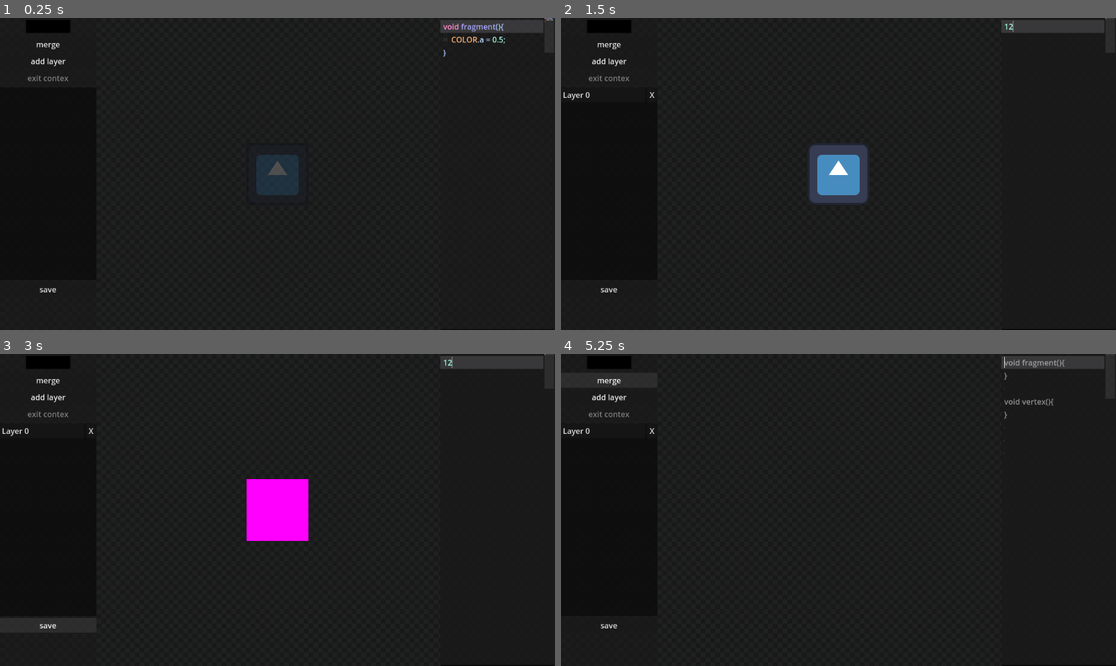
Above: before the commit, frames 1-4 (two rows, left to right).
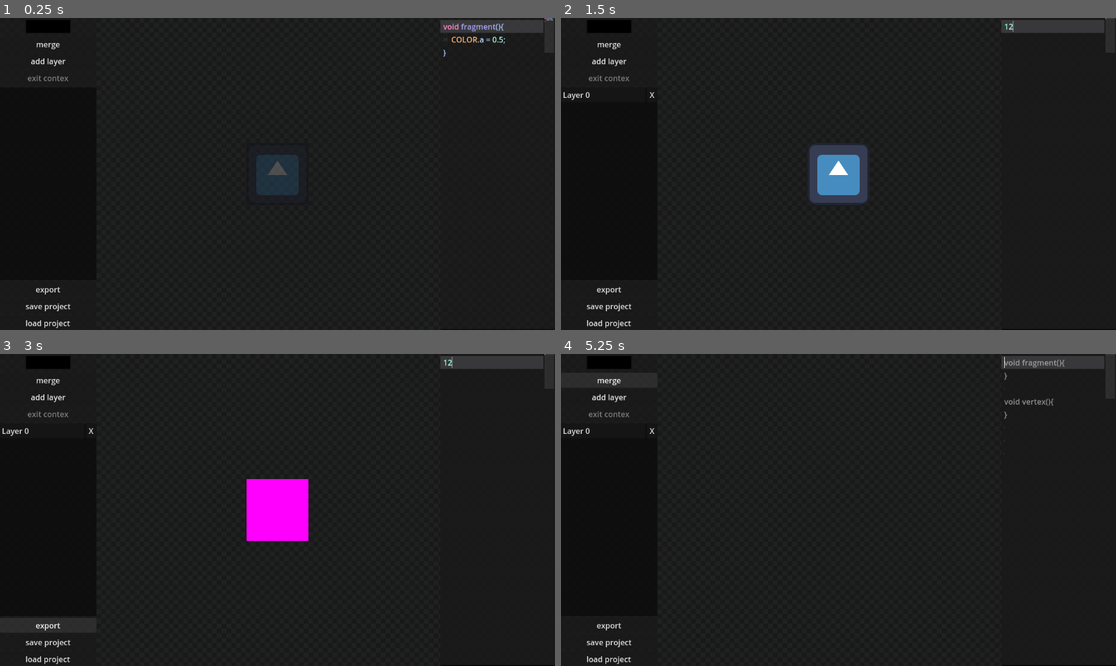
Above: after the commit, the same moments.

Repository: mable-yeah/effectinator
Game: Godot game, scene res://main.tscn
Two runs of this game, one before a commit and one after it. Both use one fixed random seed, a clock stepped at 60 frames per second and the inputs below. The project has no main scene, so this scene is started directly. The engine's default icon, where the game draws it, is replaced by a stand-in: a white triangle on a blue panel in a dark square.
Inputs (mouse positions are in pixels of both pictures, inside the frame that each line leads up to):
- Up to frame 1 (0.25 s): no input
- Up to frame 2 (1.5 s): click "add layer" at 0.5 s; click (1060, 174) at 1.27 s; type "12" at 1.35 s
- Up to frame 3 (3 s): click (49, 625) at 2 s, where only the run before the commit has a clickable "save"; click (49, 625) at 2.75 s, where only the run after the commit has a clickable "export"
- Up to frame 4 (5.25 s): click (610, 641) at 3.5 s, where only the run after the commit has a clickable "save project"; click (610, 659) at 4.25 s, where only the run after the commit has a clickable "load project"; click "merge" at 5 s

The runs differ from the first frame. In frame 1, 0.2% of the frame differs, in the area x 4-13%, y 86-100%; in frame 2, 0.2%; in frame 3, 0.2%; in frame 4, 0.2%.
Error in both runs: Cannot call method 'shader_create_from_spirv' on a null value. (res://util/alpha_fix.gd:9)

Commit message:
project saving + extra tool tips

Diff:
--- a/main.tscn
+++ b/main.tscn
@@ -403,6 +403,7 @@
 unique_name_in_owner = true
 custom_minimum_size = Vector2(0, 35)
 layout_mode = 2
+tooltip_text = "right click to get the color formatted as '(0.0,0.0,0.0,0.0)'"
 focus_mode = 0
 edit_intensity = false
 script = SubResource("GDScript_1bvp3")
@@ -411,6 +412,7 @@
 unique_name_in_owner = true
 material = SubResource("ShaderMaterial_0xm2m")
 layout_mode = 2
+tooltip_text = "merges the current context onto the image"
 focus_mode = 0
 text = "merge"
 
@@ -439,9 +441,24 @@
 layout_mode = 2
 size_flags_horizontal = 6
 
-[node name="save" type="Button" parent="Control/Panel/VBoxContainer"]
+[node name="export" type="Button" parent="Control/Panel/VBoxContainer"]
 unique_name_in_owner = true
 material = SubResource("ShaderMaterial_0xm2m")
 layout_mode = 2
-focus_mode = 0
-text = "save"
+tooltip_text = "exports the current image as '.png/jpg'"
+focus_mode = 0
+text = "export"
+
+[node name="save_project" type="Button" parent="Control/Panel/VBoxContainer"]
+unique_name_in_owner = true
+layout_mode = 2
+tooltip_text = "saves the current project as a whole"
+focus_mode = 0
+text = "save project"
+
+[node name="load_project" type="Button" parent="Control/Panel/VBoxContainer"]
+unique_name_in_owner = true
+layout_mode = 2
+tooltip_text = "loads a project from a '.eff' file"
+focus_mode = 0
+text = "load project"
--- a/main_scene.gd
+++ b/main_scene.gd
@@ -15,11 +15,13 @@
 
 
 func _ready() -> void:
-
 	%merge.pressed.connect(rewrite_pass)
 	%layer.pressed.connect(instance_layer)
 	%reset.pressed.connect(set_context)
-	%save.pressed.connect(save_dialog)
+	%export.pressed.connect(export_dialog)
+	%save_project.pressed.connect(format_project)
+	%load_project.pressed.connect(load_project)
+
 	%code.text_changed.connect(
 		func():
 			var text = %code.text
@@ -33,8 +35,7 @@
 
 
 
-
-func save_dialog():
+func export_dialog():
 	var dialog = FileDialog.new()
 	dialog.use_native_dialog = true
 	dialog.title = 'pick a location to save the image'
@@ -53,6 +54,80 @@
 	)
 
 
+func project_save_dialog(data:String):
+	var dialog = FileDialog.new()
+	dialog.use_native_dialog = true
+	dialog.title = 'pick a location to save the project'
+	dialog.access = FileDialog.ACCESS_FILESYSTEM
+	dialog.file_mode = FileDialog.FILE_MODE_SAVE_FILE
+
+	dialog.set_filters(['*.eff']) #just bullshitting
+	dialog.popup()
+	dialog.file_selected.connect(
+		func(path):
+			var file = FileAccess.open(path,FileAccess.WRITE)
+			file.store_string(data) ; file.close()
+	)
+
+
+func format_project():
+	var layers_data:PackedStringArray = []
+	for layer in layers:
+		layers_data.push_back(layer.saveify())
+
+	var image:Image = %sprite.texture.get_image()
+	var image_data = {
+		'layers':layers_data,
+		'size':[image.get_size().x,image.get_size().y],
+		'format':image.get_format(),
+		'data':image.get_data().hex_encode(),
+	}
+
+	var out = JSON.stringify(image_data,"   ",false,true)
+	project_save_dialog(out)
+
+func load_project():
+	var dialog = FileDialog.new()
+	dialog.use_native_dialog = true
+	dialog.title = 'pick a .eff file'
+	dialog.access = FileDialog.ACCESS_FILESYSTEM
+	dialog.file_mode = FileDialog.FILE_MODE_OPEN_FILE
+	dialog.set_filters(['*.eff']) #just bullshitting
+	dialog.popup()
+	dialog.file_selected.connect(
+		func(path):
+			var file = FileAccess.open(path,FileAccess.READ)
+			if FileAccess.get_open_error() != OK:
+				print(error_string(FileAccess.get_open_error()))
+				return
+			set_context()
+			for layer in layers:
+				layer.queue_free()
+			layers.clear()
+			var data:Dictionary = JSON.parse_string(file.get_as_text())
+
+			var stored_layers:Array = data.get('layers',[])
+			var image_data:PackedByteArray = data.get('data','0').hex_decode()
+			var image_size:Array = data.get('size',[0.0,0.0])
+			var format:Image.Format = data.get('format',5) as Image.Format
+			image_size.resize(2)
+			if image_size.has(null): image_size[image_size.find(null)] = 0.0
+
+			var image = Image.create_from_data(image_size[0],image_size[1],false,format,image_data)
+			var texture = ImageTexture.create_from_image(image)
+
+			%sprite.texture = texture
+
+			for layer in stored_layers:
+				layer = JSON.parse_string(layer)
+				if !(layer is Dictionary): continue
+				instance_layer(layer)
+
+	)
+
+
+
+
 var supported_formats:Dictionary[String,format_container] = {
 	'png':format_container.new('load_png_from_buffer','save_png'),
 	'jpg':format_container.new('load_jpg_from_buffer','save_jpg')
@@ -132,18 +207,18 @@
 		layer.code = shader_code
 		layer.set_layer_name(get_layer_name(layer.index))
 
-func instance_layer():
+func instance_layer(map:Dictionary = {}):
 	last_index = layers.size()
 	var layer = Layer.new()
-	layer.code = current_code
 	%layer_list.add_child(layer)
 	layers.push_back(layer)
-	layer.index = last_index
-
-	#this prevents already established layers from changing names after a lower layer is deleted
-	layer.set_layer_name(get_layer_name(layer.index))
-
-	set_context()
+
+	if map.is_empty():
+		layer.code = current_code ; layer.index = last_index
+		layer.set_layer_name(get_layer_name(layer.index)) ; set_context()
+		#this prevents already established layers from changing names after a lower layer is deleted
+	else:
+		layer.map(map)
 
 	layer.code_requested.connect(func():
 		set_context(layer.code,layers.find(layer))
@@ -172,7 +247,6 @@
 
 
 func _unhandled_input(event: InputEvent) -> void:
-
 	var vector = $CenterContainer.scale
 
 	var zoom = Vector2.ONE * 10.0
--- a/util/Layer.gd
+++ b/util/Layer.gd
@@ -8,7 +8,7 @@
 var code:String
 var Name:Button = Button.new()
 var Erase:Button = Button.new()
-var index = -1
+var index:int = -1
 
 
 func _ready() -> void:
@@ -27,3 +27,18 @@
 
 func set_layer_name(value:String):
 	name = value ; Name.text = name
+
+
+func saveify():
+	var resource = {
+		'index':index,
+		'name':name,
+		'code':code,
+	}
+
+	return JSON.stringify(resource,"   ",false,true)
+
+func map(data:Dictionary):
+	index = data.get('index',-1)
+	code = data.get('code','')
+	set_layer_name(data.get('name','Layer %s' % index))
